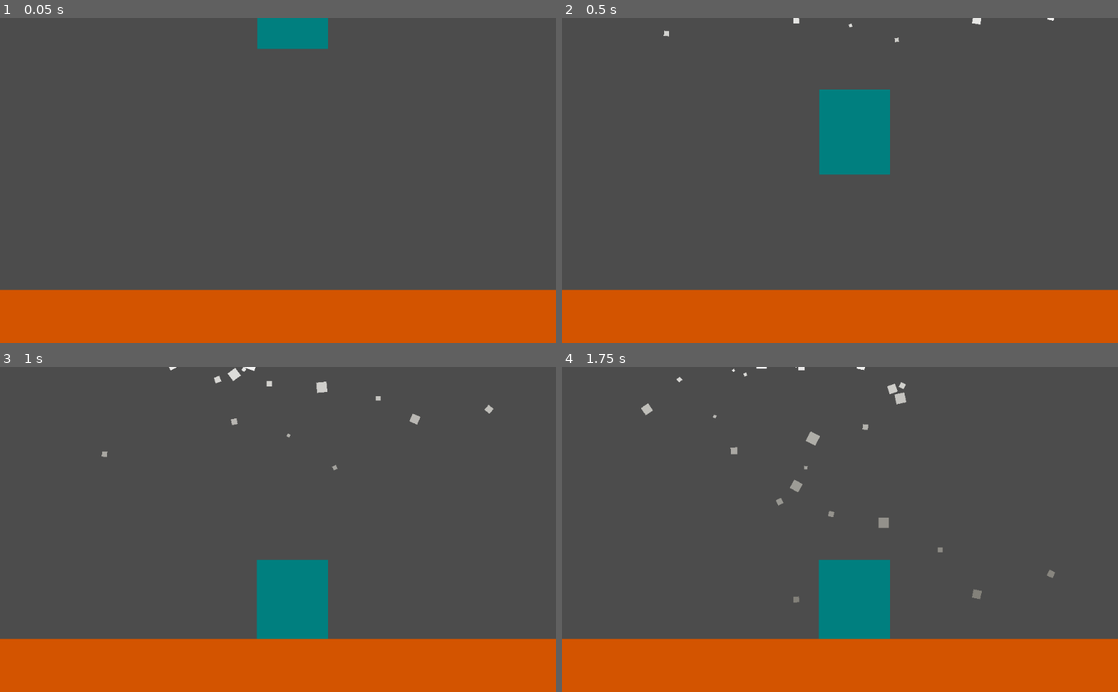
Above: before the commit, frames 1-4 (two rows, left to right).
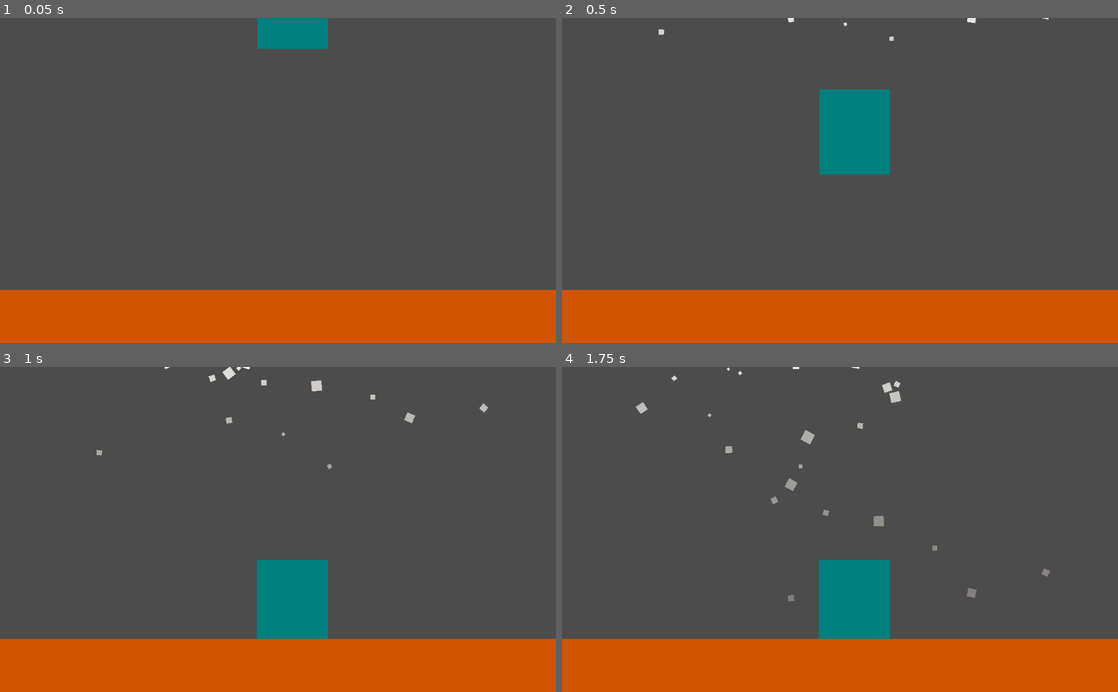
Above: after the commit, the same moments.

Repository: Bipinoli/godot_adventure
Game: Godot game, scene res://scenes/world.tscn
Same seed, same stepped clock (60 frames per second), same inputs: the game is played once before the commit and once after it.
Inputs:
- Up to frame 1 (0.05 s): no input
- Up to frame 2 (0.5 s): no input
- Up to frame 3 (1 s): hold Up (ui_up) from 0.53 s (still down)
- Up to frame 4 (1.75 s): release Up (ui_up) at 1.28 s

Frame 1 is identical in both runs. In frame 2, 0.1% of the frame differs, in the area x 17-89%, y 0-8%; in frame 3, 0.5%; in frame 4, 0.9%, in the area x 13-89%, y 0-73%.

Commit message:
dust effect when grounded, work in progress

Diff:
--- /dev/null
+++ b/second/scenes/dust.tscn
@@ -0,0 +1,40 @@
+[gd_scene load_steps=7 format=2]
+
+[ext_resource path="res://scripts/dust.gd" type="Script" id=1]
+
+[sub_resource type="Curve" id=1]
+min_value = -360.0
+max_value = 360.0
+_data = [ Vector2( 0.003003, 121.091 ), 0.0, 0.0, 0, 0, Vector2( 0.993994, 252 ), 0.0, 0.0, 0, 0 ]
+
+[sub_resource type="CurveTexture" id=2]
+curve = SubResource( 1 )
+
+[sub_resource type="Gradient" id=3]
+colors = PoolColorArray( 0.785156, 0.785156, 0.785156, 1, 0.435294, 0.427451, 0.427451, 0.839216 )
+
+[sub_resource type="GradientTexture" id=4]
+gradient = SubResource( 3 )
+
+[sub_resource type="ParticlesMaterial" id=5]
+emission_shape = 2
+emission_box_extents = Vector3( 90, 1, 1 )
+flag_disable_z = true
+gravity = Vector3( 0, -80, 0 )
+initial_velocity_random = 1.0
+angular_velocity = 40.0
+angular_velocity_random = 1.0
+angular_velocity_curve = SubResource( 2 )
+orbit_velocity = 0.0
+orbit_velocity_random = 0.0
+scale = 20.0
+color_ramp = SubResource( 4 )
+
+[node name="dust" type="Node2D"]
+script = ExtResource( 1 )
+
+[node name="particle" type="Particles2D" parent="."]
+amount = 20
+explosiveness = 0.7
+local_coords = false
+process_material = SubResource( 5 )
--- a/second/scenes/player.tscn
+++ b/second/scenes/player.tscn
@@ -1,9 +1,10 @@
-[gd_scene load_steps=6 format=2]
+[gd_scene load_steps=7 format=2]
 
 [ext_resource path="res://sprites/player.png" type="Texture" id=1]
 [ext_resource path="res://scripts/player.gd" type="Script" id=2]
 [ext_resource path="res://scripts/collisonShapeHandler.gd" type="Script" id=3]
 [ext_resource path="res://scripts/rayCastInit.gd" type="Script" id=4]
+[ext_resource path="res://scripts/dustProvider.gd" type="Script" id=5]
 
 [sub_resource type="RectangleShape2D" id=1]
 
@@ -25,3 +26,6 @@
 
 [node name="rayCastInit" type="Node" parent="."]
 script = ExtResource( 4 )
+
+[node name="dustProvider" type="Node" parent="."]
+script = ExtResource( 5 )
--- a/second/scenes/world.tscn
+++ b/second/scenes/world.tscn
@@ -15,5 +15,5 @@
 rotation = 1.5708
 
 [node name="snow_fall" parent="." instance=ExtResource( 3 )]
-position = Vector2( 551.391, -6.84955 )
+position = Vector2( 541.824, -9.24121 )
 z_index = -1
--- /dev/null
+++ b/second/scripts/dust.gd
@@ -0,0 +1,6 @@
+extends Node2D
+
+
+func _process(delta):
+	if not $particle.is_emitting():
+		queue_free()
--- /dev/null
+++ b/second/scripts/dustInit.gd
@@ -0,0 +1,11 @@
+# script: dustGenInit.gd
+
+extends Node
+
+
+func _ready():
+	var dustGen = get_node("../dust")
+	var sprite = get_node("../sprite")
+	var scale = sprite.get_transform().get_scale().y
+	var sprite_disp_height = scale * sprite.get_rect().size.y / 2
+	dustGen.set_position(Vector2(0, sprite_disp_height))
--- /dev/null
+++ b/second/scripts/dustProvider.gd
@@ -0,0 +1,11 @@
+extends Node
+
+var Dust =  preload("res://scenes/dust.tscn")
+
+
+func getDust(position):
+	print("get dust")
+	var dust = Dust.instance()
+	dust.set_position(position)
+	dust.get_child(0).set_one_shot(true)
+	return dust
--- a/second/scripts/player.gd
+++ b/second/scripts/player.gd
@@ -6,6 +6,7 @@
 export var jump_velocity := 700
 
 var jumped := 0
+var wasGrounded := false
 var raycast
 
 func _ready():
@@ -13,10 +14,14 @@
 
 func _process(delta):
 	if inGround():
+		if not wasGrounded:
+			emitDust()
+			wasGrounded = true
 		if Input.is_action_just_pressed("ui_up"):
 			jump()
 			jumped = 1
 	else:
+		wasGrounded = false
 		if jumped == 1 and Input.is_action_just_pressed("ui_up"):
 			jump()
 			jumped += 1
@@ -30,3 +35,11 @@
 		if collider.name == "ground":
 			return true
 	return false
+
+func emitDust():
+	var scale = $sprite.get_transform().get_scale().y
+	var sprite_disp_height = scale * $sprite.get_rect().size.y / 2
+	var impactPosition = $sprite.get_position() + Vector2(0,sprite_disp_height/2)
+	var dust = $dustProvider.getDust(impactPosition)
+	dust.get_child(0).set_emitting(true)
+	add_child(dust)
Renamed: second/scenes/player_control_test.tscn -> second/scenes/test_player_control.tscn
